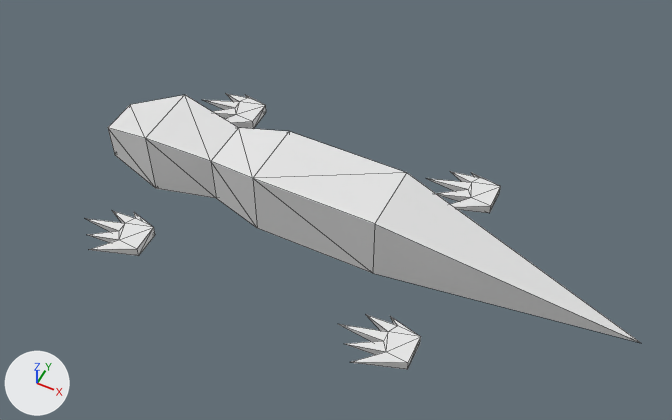
One commit to the glTF model dist/obj/lizard.gltf: the scene before it, then after it.
Camera for both pictures: a 50 mm camera at (8.02, -15.16, 18.67) aimed at (0.61, -0.35, 0.17). Arrows for +X, +Y and +Z are at lower left; the lights stay in place. Mesh edges are drawn as thin lines. Vertices at the same position are counted once.

Script lines for the objects in view, before the commit:
```python
me_cube = bpy.data.meshes.new('Cube')
me_cube.from_pydata(...)  # 21 vertices, 38 faces; spans x -6.6..9.0, y -1.0..1.0, z -1.0..1.0
me_cube.materials.append(mat_material)  # white #e7e7e7
me_plane = bpy.data.meshes.new('Plane')
me_plane.from_pydata(...)  # 17 vertices, 30 faces; spans x -1.75..0.39, y -0.92..0.79, z -1.01..-0.7
me_plane_001 = bpy.data.meshes.new('Plane.001')
me_plane_001.from_pydata(...)  # 17 vertices, 30 faces; spans x -1.75..0.39, y -0.92..0.79, z -1.01..-0.7
me_plane_002 = bpy.data.meshes.new('Plane.002')
me_plane_002.from_pydata(...)  # 17 vertices, 30 faces; spans x -1.75..0.39, y -0.92..0.79, z -1.01..-0.7
me_plane_003 = bpy.data.meshes.new('Plane.003')
me_plane_003.from_pydata(...)  # 17 vertices, 30 faces; spans x -1.75..0.39, y -0.92..0.79, z -1.01..-0.7
ob_body = bpy.data.objects.new('Body', me_cube)
ob_body.location = (0.0, 0.0, 0.0)
ob_foor_fl = bpy.data.objects.new('Foor-FL', me_plane_001)
ob_foor_fl.location = (-4.28, -2.81, 0.0)
ob_foot_fr = bpy.data.objects.new('Foot-FR', me_plane)
ob_foot_fr.location = (-4.0, 2.92, 0.0)
ob_foot_rl = bpy.data.objects.new('Foot-RL', me_plane_002)
ob_foot_rl.location = (3.67, -2.84, 0.0)
ob_foot_rr = bpy.data.objects.new('Foot-RR', me_plane_003)
ob_foot_rr.location = (3.69, 2.91, 0.0)
```
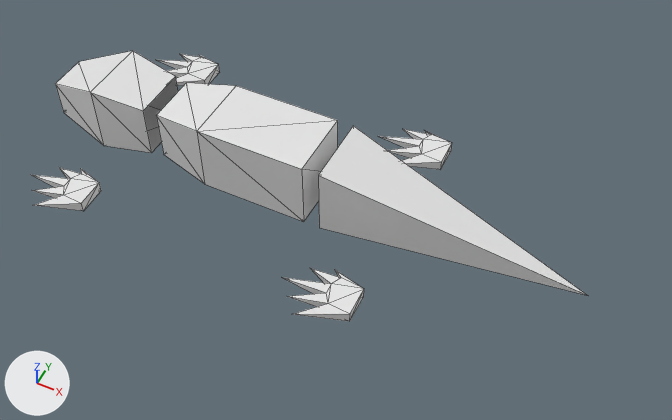
Commit message: separated head and tail

Pixel boxes [x1, y1, x2, y2] of what changed, in the pictures (672 x 420 px):
'Body', reshaped, moved (66% narrower, 44% shorter): before [108, 95, 641, 343]; after [156, 83, 338, 222]
'Tail', added: after [318, 126, 588, 296]
'Head', added: after [55, 51, 178, 153]
'Foot-RL', moved: before [339, 315, 421, 369]; after [282, 268, 364, 321]
'Foor-FL', moved: before [85, 211, 155, 256]; after [32, 167, 101, 211]
'Foot-RR', moved: before [428, 171, 501, 213]; after [379, 129, 452, 170]
'Foot-FR', moved: before [204, 93, 266, 129]; after [157, 54, 219, 86]
part 1 of me_cube, cut back: before [108, 95, 641, 343]; after [197, 86, 338, 222]

What changed in the scene script:
```text
Change me_cube:
    used by ob_body; location = (0.0, 0.0, 0.0)
    remove me_cube.from_pydata(...)  # 21 vertices, 38 faces; spans x -6.6..9.0, y -1.0..1.0, z -1.0..1.0
    add me_cube.from_pydata(...)  # 12 vertices, 18 faces; spans x -3.0..1.6, y -1.0..1.0, z -1.0..1.0
    me_cube part 1
    11 vertices are removed from x -6.6..9.0, y -1.0..1.0, z -1.0..1.0
    30 faces are deleted
    2 vertices move from x 2.0, y -1.0..1.0, z -1.0..1.0 to x 1.6, y -1.0..1.0, z -1.0..1.0
    2 vertices are added at (1.6, -1.0, -1.0), (1.6, 1.0, 1.0)
    10 new faces join them
Add me_cube_003:
    me_cube_003.from_pydata([(-4.89, 1.0, 1.0), (-4.89, 1.0, -1.0), (-4.89, -1.0, 1.0), (-4.89, -1.0, -1.0), (-6.6, 0.55, 0.3), (-6.6, 0.55, -0.79), (-6.6, -0.55, 0.3), (-6.6, -0.55, -0.79), (-3.35, 0.79, -0.79), (-3.35, 0.79, 0.79), (-3.35, -0.79, -0.79), (-3.35, -0.79, 0.79)], [], [(9, 8, 1), (9, 1, 0), (2, 0, 4), (2, 4, 6), (8, 10, 3), (8, 3, 1), (11, 9, 0), (11, 0, 2), (10, 11, 2), (10, 2, 3), (7, 6, 4), (7, 4, 5), (3, 2, 6), (3, 6, 7), (0, 1, 5), (0, 5, 4), (1, 3, 7), (1, 7, 5)])
    me_cube_003.materials.append(mat_material)  # white #e7e7e7
Add me_cube_002:
    me_cube_002.from_pydata([(2.03, 1.0, 1.0), (2.03, 1.0, -1.0), (2.03, -1.0, 1.0), (2.03, -1.0, -1.0), (9.0, 0.0, -1.0)], [], [(0, 2, 4), (2, 3, 4), (1, 0, 4), (3, 1, 4), (1, 3, 2), (1, 2, 0)])
    me_cube_002.materials.append(mat_material)  # white #e7e7e7
Change ob_body:
    ob_body.location: (0.0, 0.0, 0.0) -> (-1.59, 0.0, 1.03)
Change ob_foot_fr:
    ob_foot_fr.location: (-4.0, 2.92, 0.0) -> (-5.59, 2.92, 1.03)
Change ob_foor_fl:
    ob_foor_fl.location: (-4.28, -2.81, 0.0) -> (-5.86, -2.81, 1.03)
Change ob_foot_rl:
    ob_foot_rl.location: (3.67, -2.84, 0.0) -> (2.09, -2.84, 1.03)
Change ob_foot_rr:
    ob_foot_rr.location: (3.69, 2.91, 0.0) -> (2.1, 2.91, 1.03)
Add ob_head:
    ob_head = bpy.data.objects.new('Head', me_cube_003)
    ob_head.location = (-1.59, 0.0, 1.03)
Add ob_tail:
    ob_tail = bpy.data.objects.new('Tail', me_cube_002)
    ob_tail.location = (-1.59, 0.0, 1.03)
```
